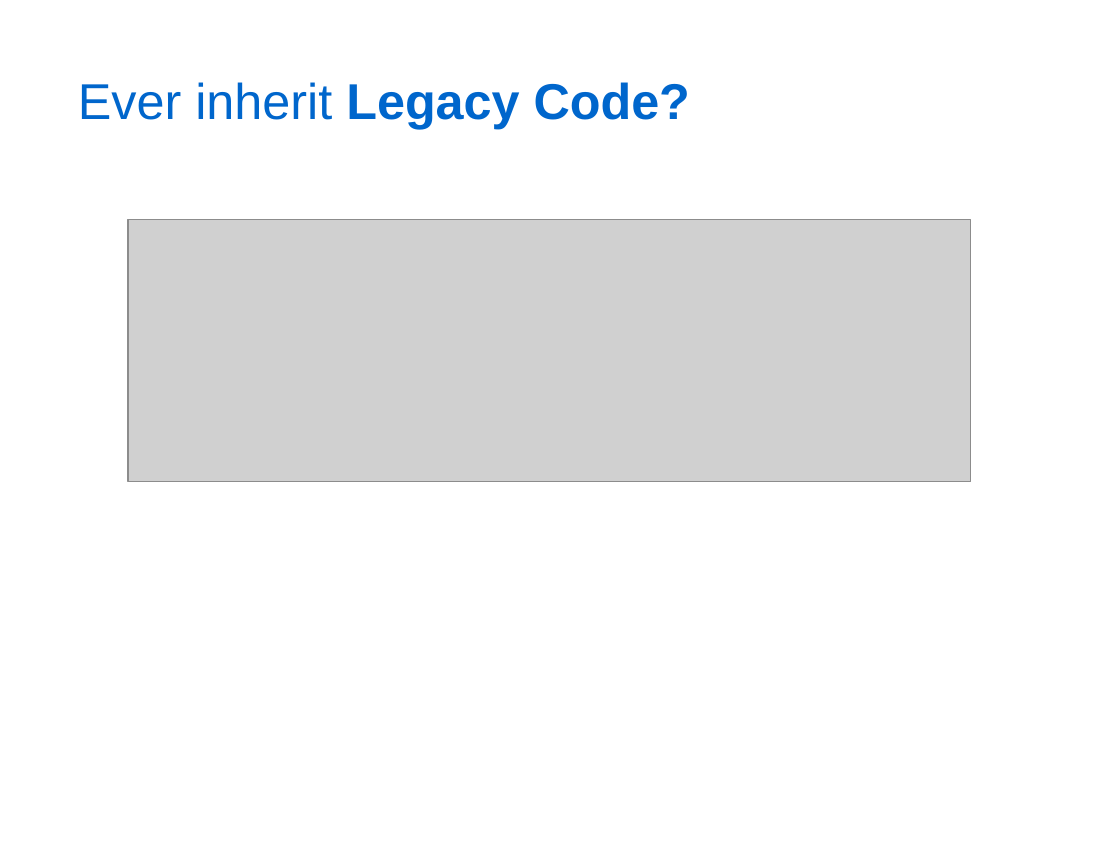
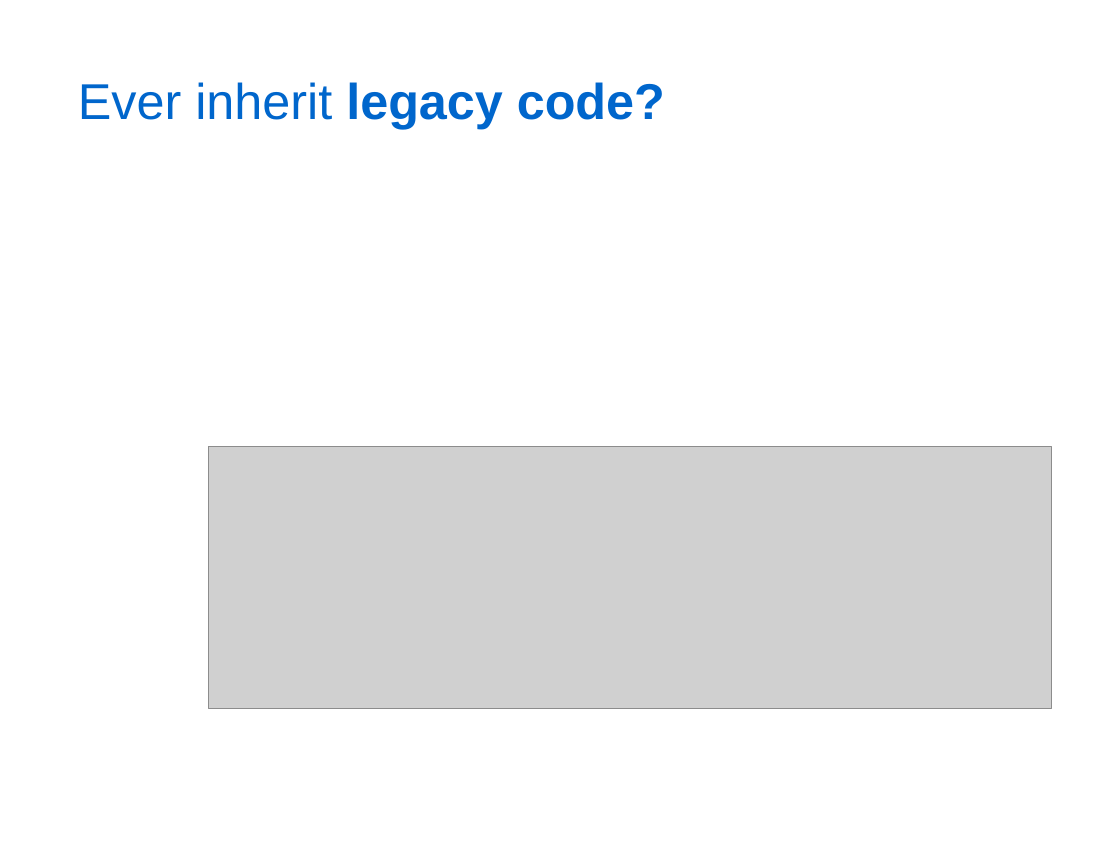
Before and after one commit to kburnell/TestDrivingASP.NETMVC, a slide deck: slide 6 of TestDrivingASP.NETMVC_Short.pptx (slide 7 before the commit). Drawn at 1120x853 pixels with LibreOffice and Linux fonts; fonts in the diff are those of the drawing; grey boxes stand for pictures; background and template pictures are left out. Boxes give left, top, right and bottom in pixels: in the first picture for what was removed or moved away, otherwise in the second. Text is boxed around its words. In the diff, an @@ line names an element or a change of style, - is before the commit and + after.

```diff
--- a/TestDrivingASP.NETMVC_Short.pptx
+++ b/TestDrivingASP.NETMVC_Short.pptx
@@ title at (x1=78, y1=82, x2=665, y2=129): text changed @@
-Ever inherit Legacy Code?
+Ever inherit legacy code?
@@ picture moved from (x1=128, y1=220, x2=971, y2=482) to (x1=209, y1=447, x2=1052, y2=709) @@
```
Also in this commit, not shown: 16 other slides changed, 4 slides added, 8 slides removed, 6 other files.
